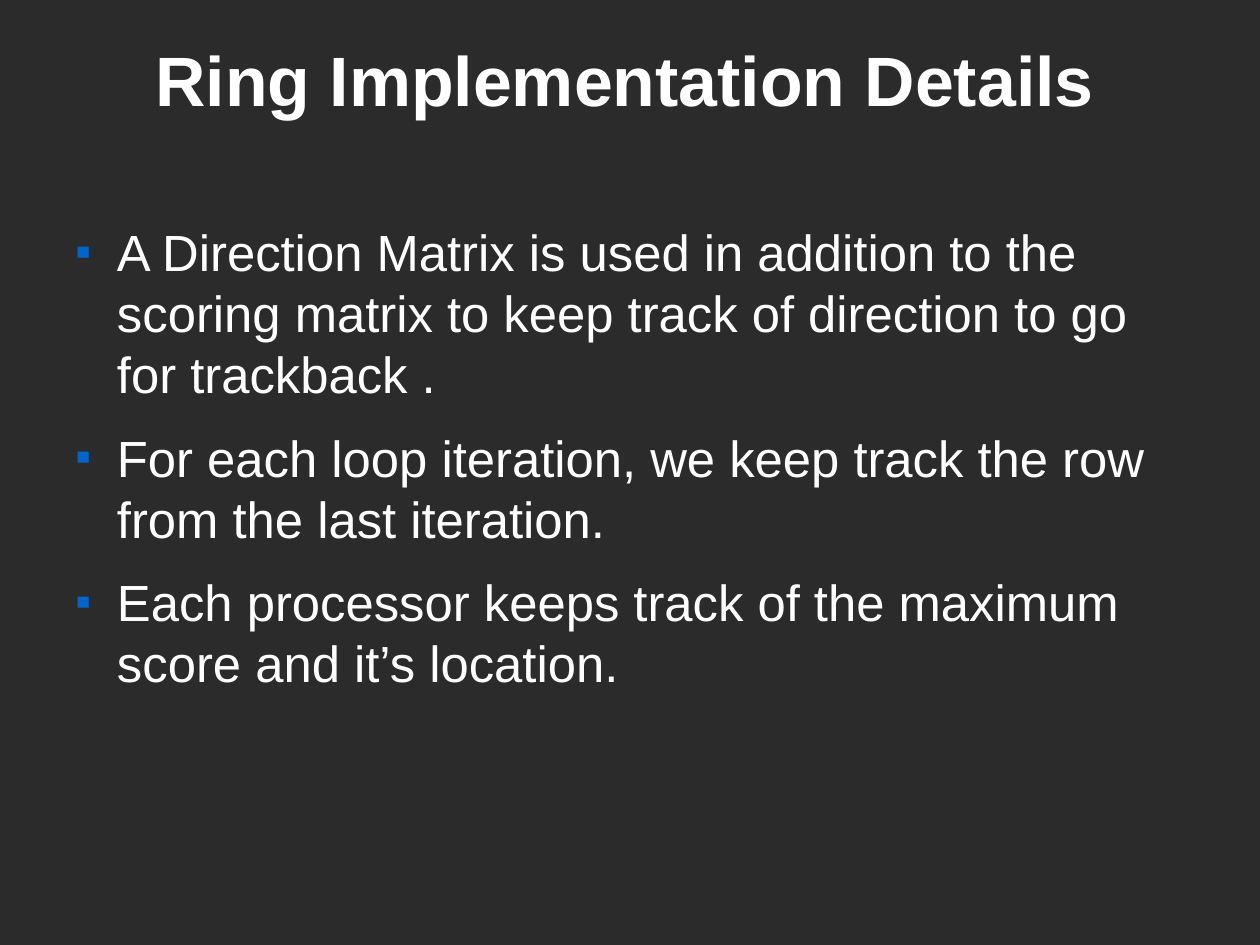
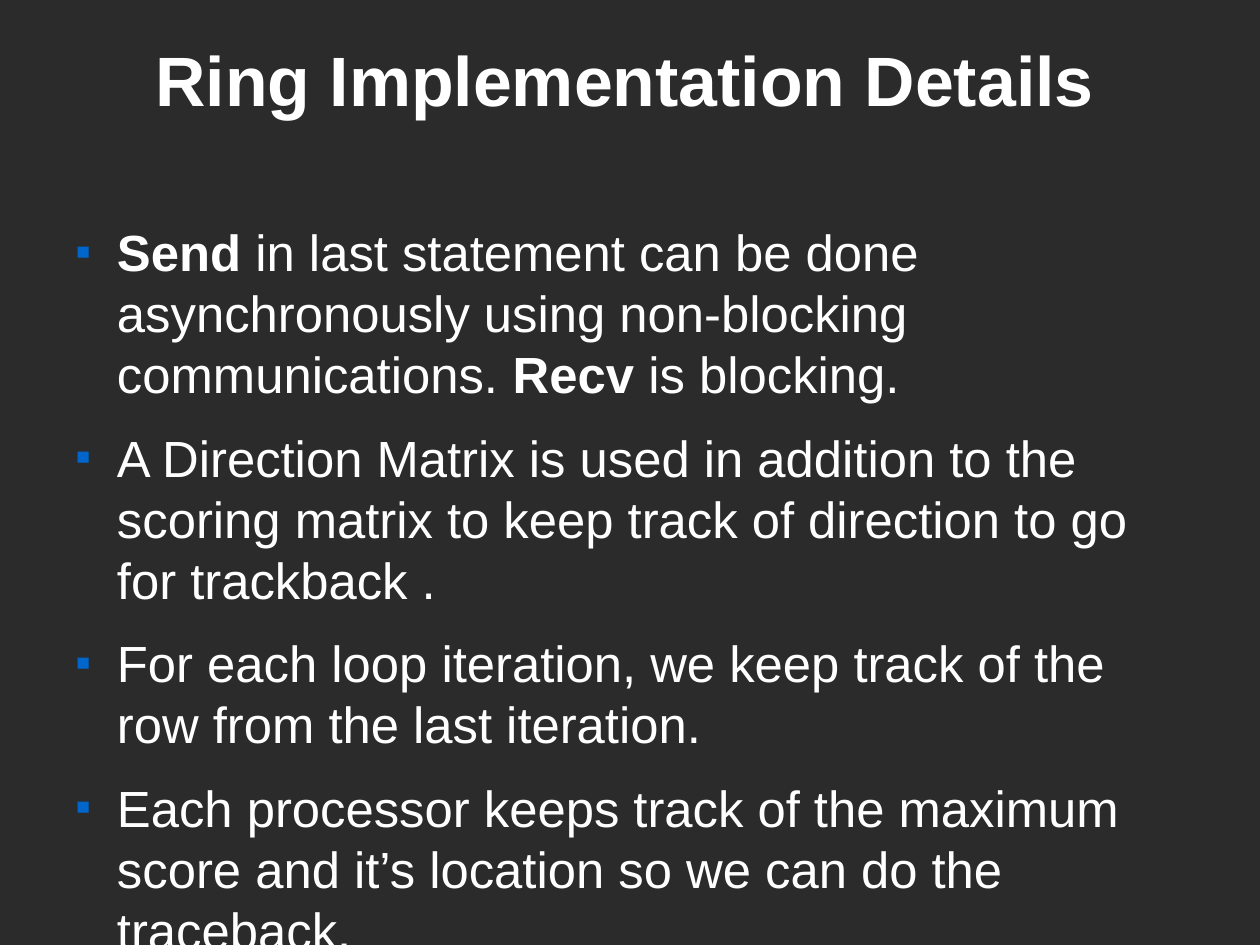
Before and after one commit to kenglishhi/ics632, a slide deck: slide 12 of smith-waterman/docs/ics-632-kenglish-final-presentation.odp (slide 11 before the commit). Drawn at 1260x945 pixels with LibreOffice and Linux fonts; fonts in the diff are those of the drawing; background and template pictures are left out; a plain dark background stands for a picture behind light text. Boxes give left, top, right and bottom in pixels: in the first picture for what was removed or moved away, otherwise in the second. Text is boxed around its words. In the diff, an @@ line names an element or a change of style, - is before the commit and + after.

```diff
--- a/smith-waterman/docs/ics-632-kenglish-final-presentation.odp
+++ b/smith-waterman/docs/ics-632-kenglish-final-presentation.odp
@@ text at (117, 234, 919, 404): paragraph added @@
+■ Send in last statement can be done asynchronously using non-blocking communications. Recv is blocking.
@@ text at (117, 645, 1119, 889): text changed @@
-■ For each loop iteration, we keep track the row from the last iteration.
-■ Each processor keeps track of the maximum score and it’s location.
+■ For each loop iteration, we keep track of the row from the last iteration.
+■ Each processor keeps track of the maximum score and it’s location so we can do the traceback.
```
Also in this commit, not shown: 9 other slides changed, 10 slides added, 1 slide removed, 1 other file.
